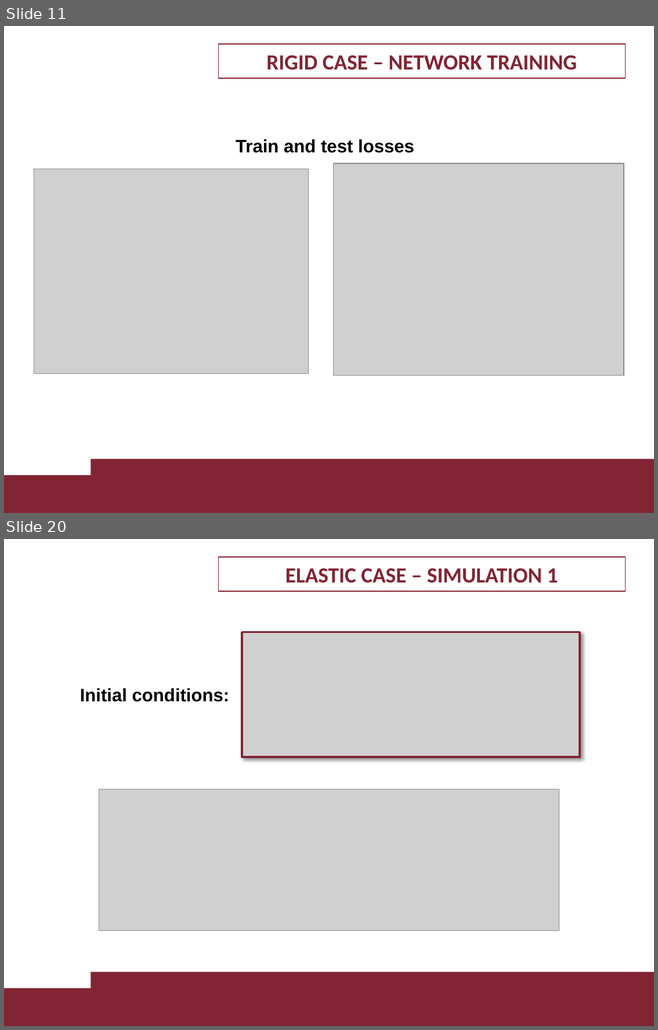
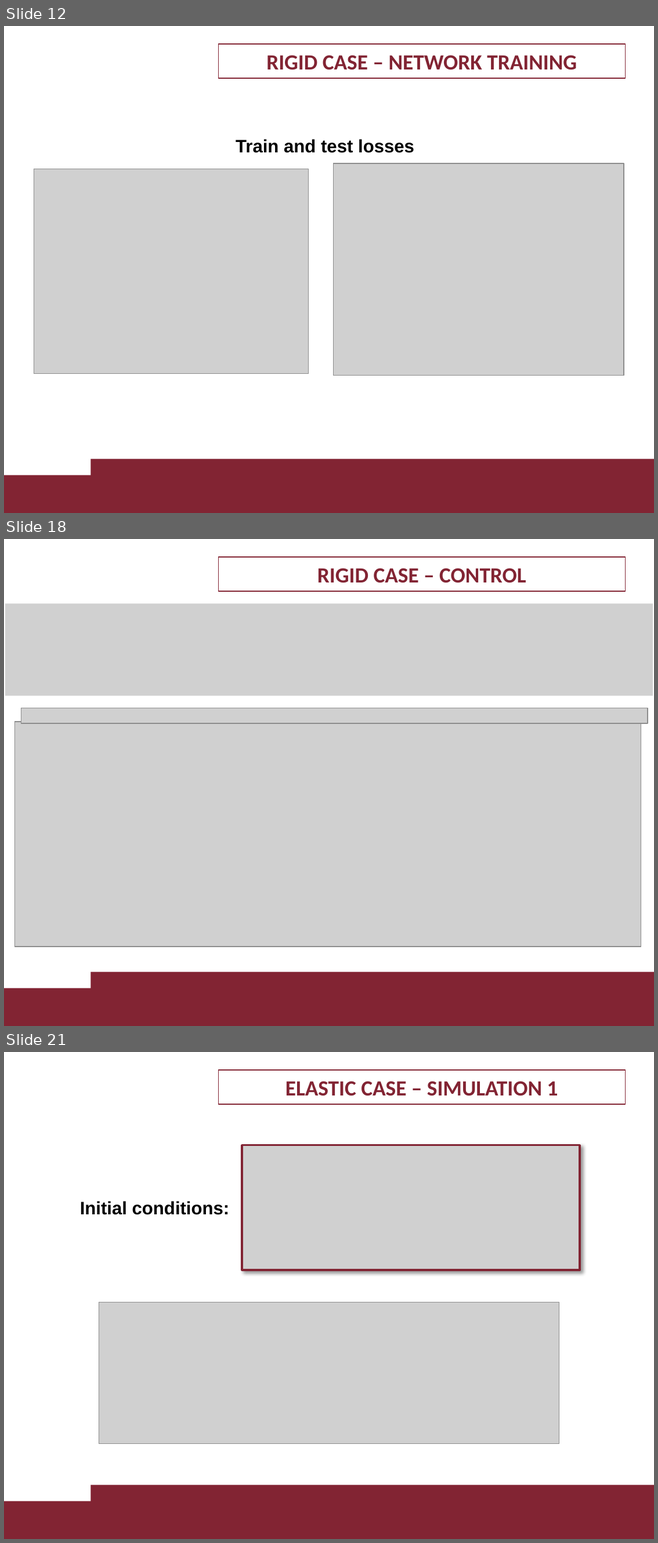
Before and after one commit to LorCir28/lagrangian_neural_network_with_PDcontroller_gravity_cancellation, a slide deck: 1895955_1884561 project/presentation/1895955_1884561.pptx. Shown one above the other, each under a label of ours: slides 11 and 20 before the commit, slides 12, 18 and 21 after it; the slides between them are not shown. The pictures are 658x1030 and 658x1543 pixels, drawn with LibreOffice and Linux fonts; fonts in the diff are those of the drawing; grey boxes stand for pictures; background and template pictures are left out. Boxes give left, top, right and bottom in pixels: in the first picture for what was removed or moved away, otherwise in the second. Text is boxed around its words. In the diff, an @@ line names an element or a change of style, - is before the commit and + after.

```diff
--- a/1895955_1884561 project/presentation/1895955_1884561.pptx
+++ b/1895955_1884561 project/presentation/1895955_1884561.pptx
@@ slide 18 added at [4,539,654,1026], background #FFFFFF; not listed: 2 template elements that a slide beside it also shows @@
@@ rectangle added at [219,557,625,592], outline #822433 0.75 pt, 24 pt, text #822433, bold @@
+RIGID CASE – CONTROL
@@ picture added at [5,603,652,696] @@
@@ picture added at [21,708,647,723] @@
@@ picture added at [14,722,641,946] @@
@@ what was slide 11 is now slide 12 @@
@@ what was slide 20 is now slide 21 @@
```
Also in this commit, not shown: 7 slides changed, 5 other slides added, 6 slides removed, 20 other files.
